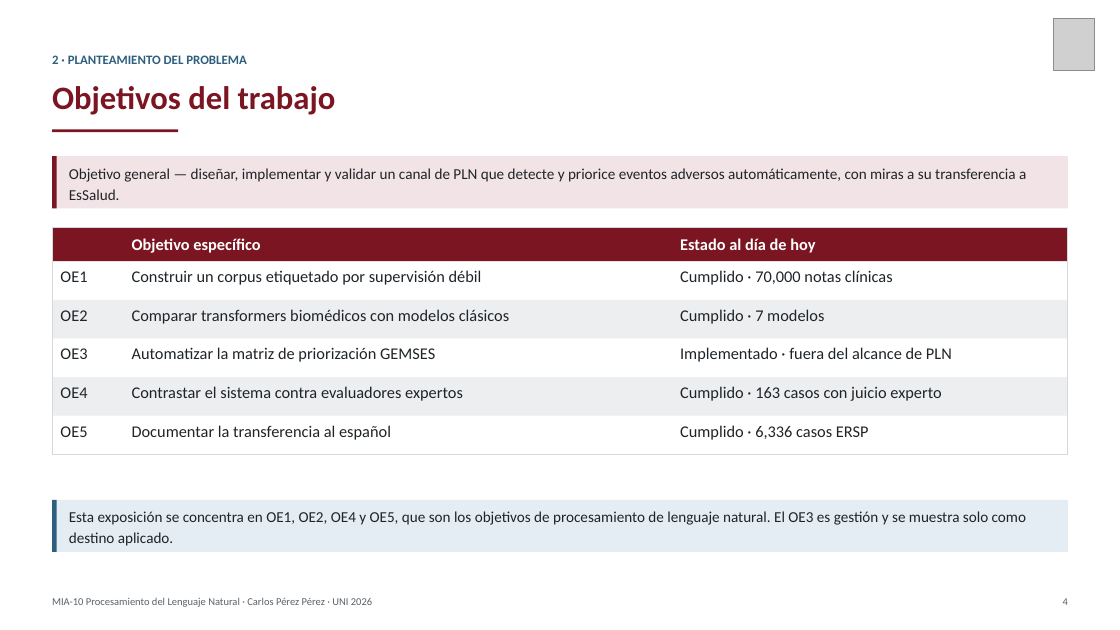
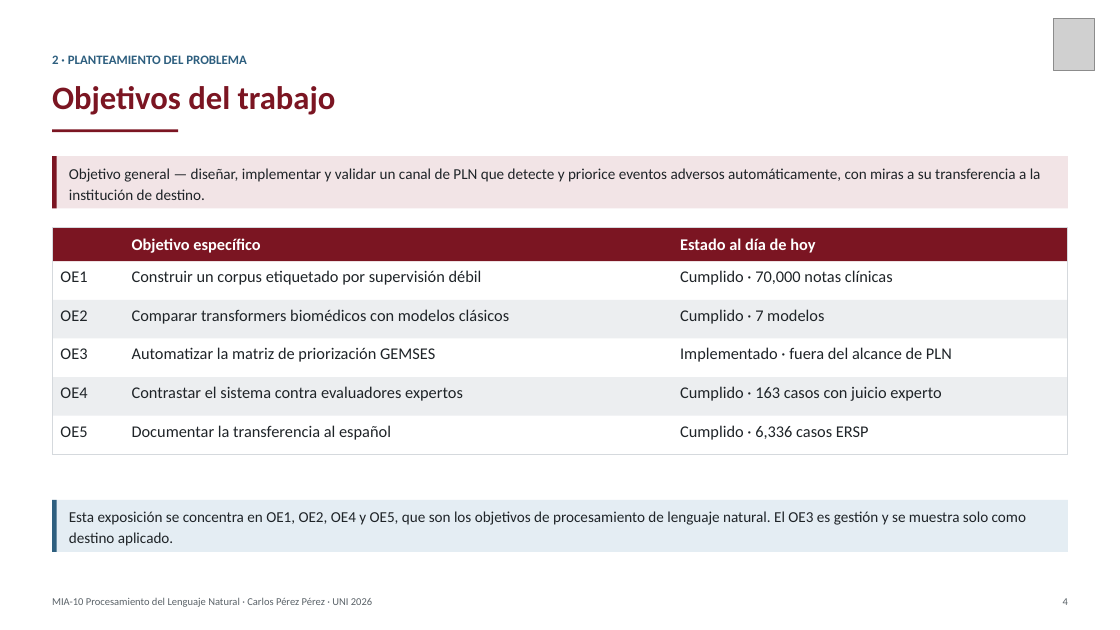
Before and after one commit to carlosperez100/PLN_SP, a slide deck: slide 5 of presentacion/Presentacion_Trabajo_Final_PLN_CarlosPerez.pptx. Drawn at 1120x630 pixels with LibreOffice and Linux fonts; fonts in the diff are those of the drawing; grey boxes stand for pictures. Boxes give left, top, right and bottom in pixels: in the first picture for what was removed or moved away, otherwise in the second. Text is boxed around its words. In the diff, an @@ line names an element or a change of style, - is before the commit and + after.

```diff
--- a/presentacion/Presentacion_Trabajo_Final_PLN_CarlosPerez.pptx
+++ b/presentacion/Presentacion_Trabajo_Final_PLN_CarlosPerez.pptx
@@ text at bbox=[69, 168, 1041, 200]: text changed @@
-Objetivo general — diseñar, implementar y validar un canal de PLN que detecte y priorice eventos adversos automáticamente, con miras a su transferencia a EsSalud.
+Objetivo general — diseñar, implementar y validar un canal de PLN que detecte y priorice eventos adversos automáticamente, con miras a su transferencia a la institución de destino.
```
Also in this commit, not shown: 4 other slides changed, 2 other files.
